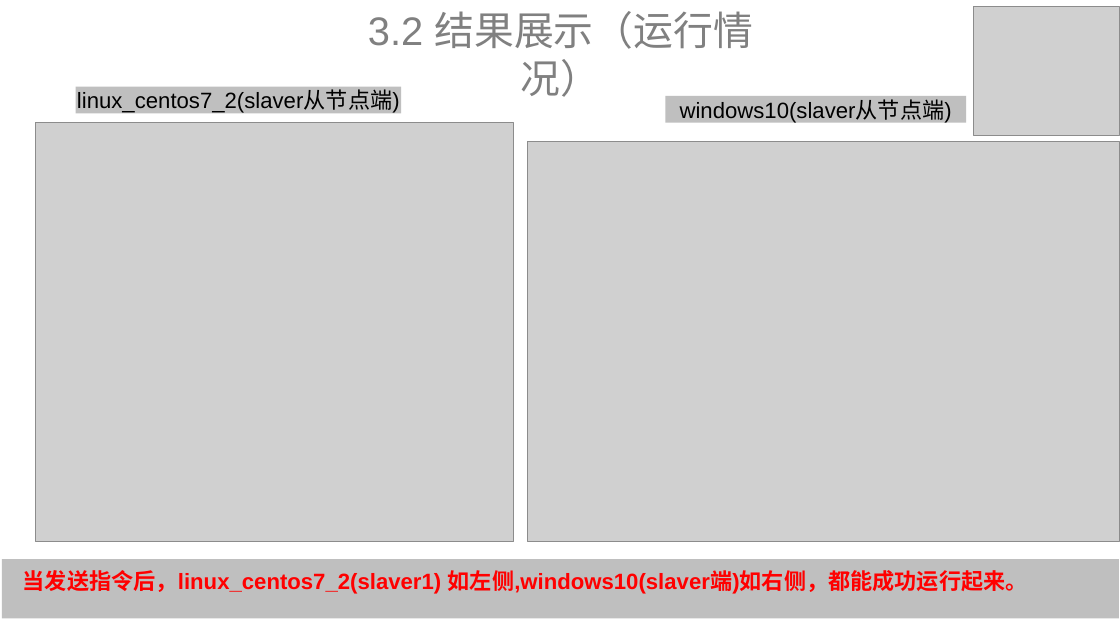
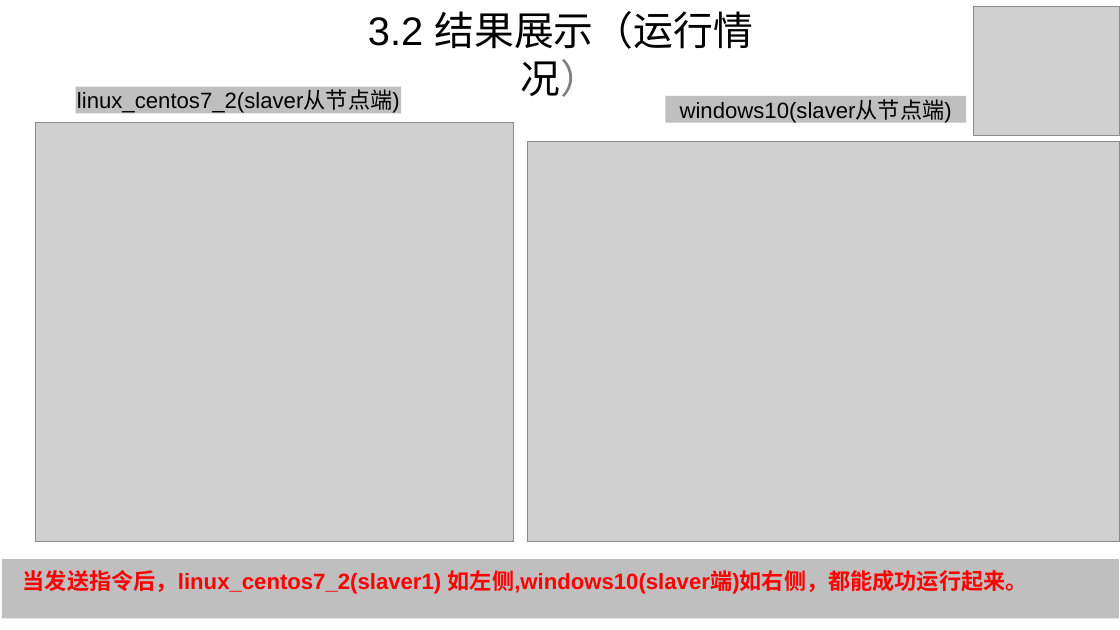
Before and after one commit to dengdengkai/graduation_final, a slide deck: slide 17 of 附件（本册存放系统源码（可运行的工程文件）+答辩PPT）/20153160653_邓凯_毕业设计最终答辩PPT.pptx. Drawn at 1120x630 pixels with LibreOffice and Linux fonts; fonts in the diff are those of the drawing; grey boxes stand for pictures. Boxes give left, top, right and bottom in pixels: in the first picture for what was removed or moved away, otherwise in the second. Text is boxed around its words. In the diff, an @@ line names an element or a change of style, - is before the commit and + after.

```diff
--- a/附件（本册存放系统源码（可运行的工程文件）+答辩PPT）/20153160653_邓凯_毕业设计最终答辩PPT.pptx
+++ b/附件（本册存放系统源码（可运行的工程文件）+答辩PPT）/20153160653_邓凯_毕业设计最终答辩PPT.pptx
@@ text "3.2 结果展示（运行情况）" at (368,11,753,97): text colour #808080 to #000000 @@
```
Also in this commit, not shown: 11 other slides changed, 2 other files.
